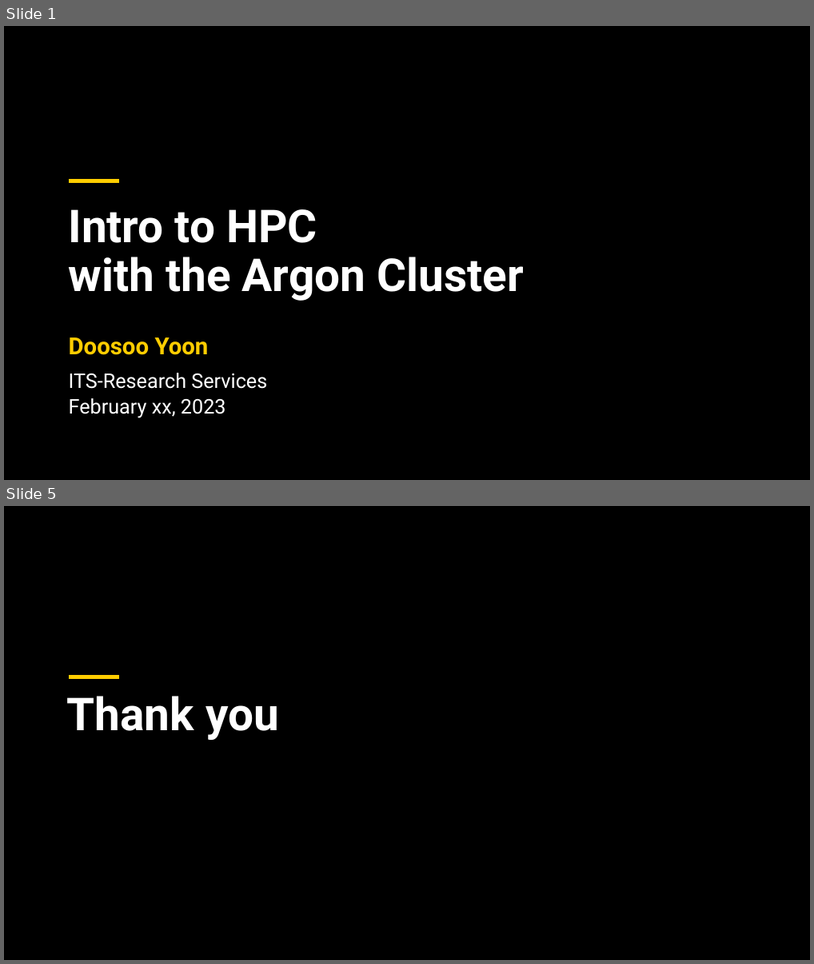
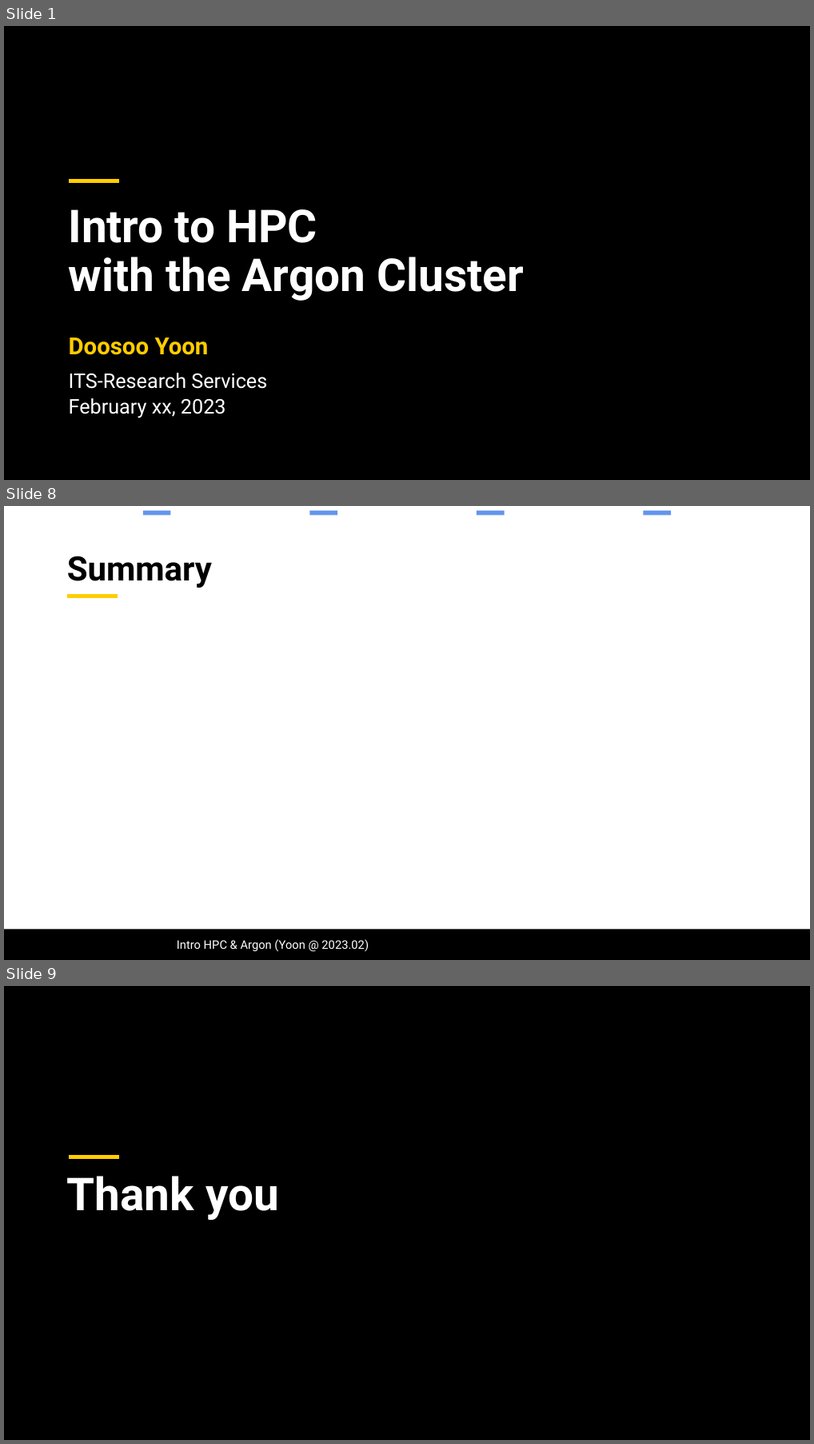
Before and after one commit to astrodoo/PPT_Macro, a slide deck: macro_test.pptm. Shown one above the other, each under a label of ours: slides 1 and 5 before the commit, slides 1, 8 and 9 after it; the slides between them are not shown. The pictures are 814x964 and 814x1444 pixels, drawn with LibreOffice and Linux fonts; fonts in the diff are those of the drawing; background and template pictures are left out. Boxes give left, top, right and bottom in pixels: in the first picture for what was removed or moved away, otherwise in the second. Text is boxed around its words. In the diff, an @@ line names an element or a change of style, - is before the commit and + after.

```diff
--- a/macro_test.pptm
+++ b/macro_test.pptm
@@ slide 8 added at (4,506,810,960), background #FFFFFF @@
@@ rectangle added at (143,510,171,515), fill #6495ED @@
@@ rectangle added at (310,510,338,515), fill #6495ED @@
@@ rectangle added at (477,510,505,515), fill #6495ED @@
@@ rectangle added at (643,510,671,515), fill #6495ED @@
@@ title added at (67,556,212,588), 40 pt, text #000000, bold @@
+Summary
@@ line added from (67, 596) to (118, 596), #FFCD00 5 pt @@
@@ rectangle added at (4,929,810,960), fill #000000 @@
@@ text added at (177,939,369,951), 14 pt, text #FFFFFF @@
+Intro HPC & Argon (Yoon @ 2023.02)
@@ what was slide 5 is now slide 9 @@
```
Also in this commit, not shown: 3 slides changed, 3 other slides added, 3 other files.
